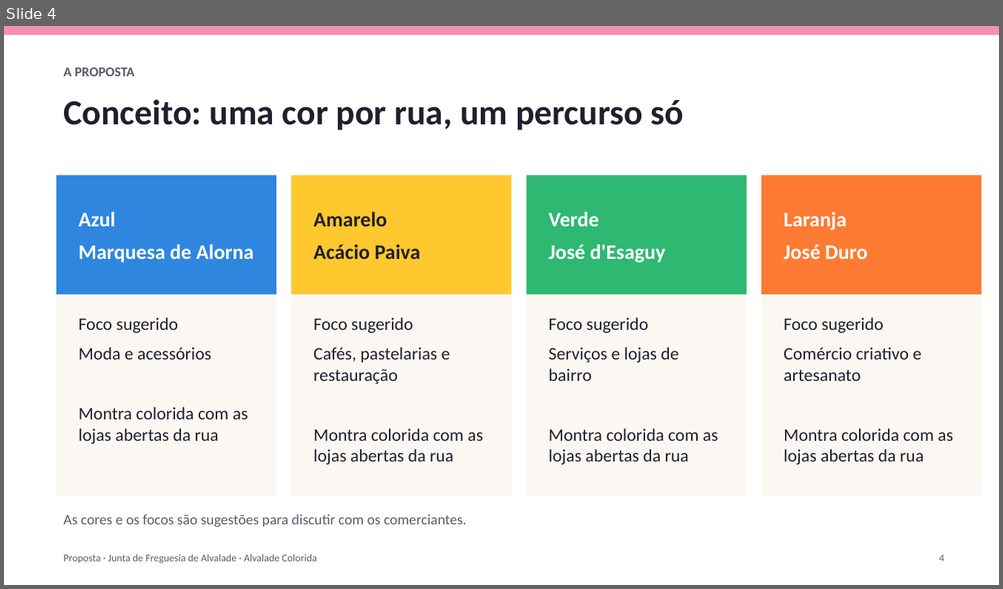
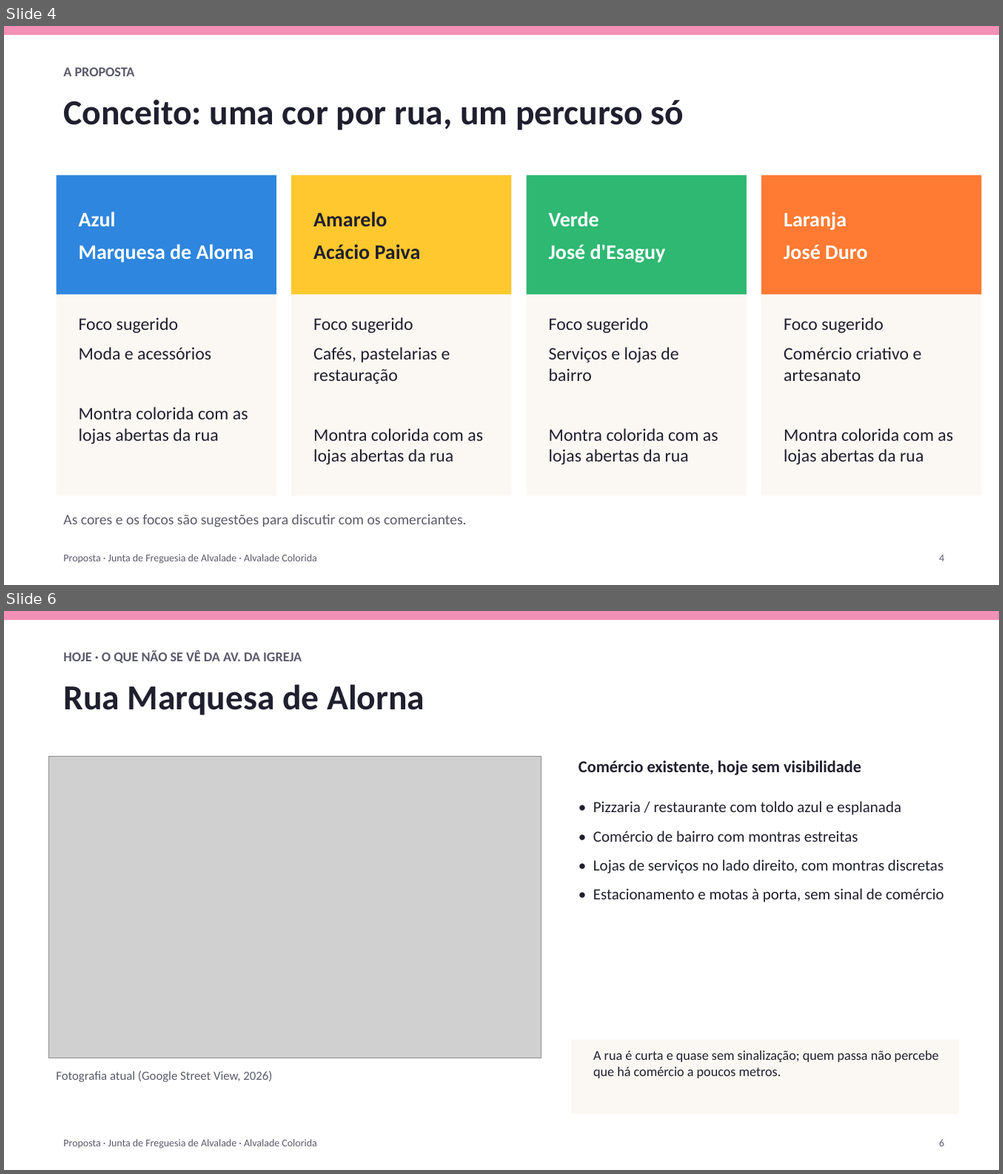
Before and after one commit to zavricardo-debug/travelsites, a slide deck: propostas/alvalade/Proposta_Alvalade_Colorida.pptx. Shown one above the other, each under a label of ours: slide 4 before the commit, slides 4 and 6 after it; the slides between them are not shown. The pictures are 1003x589 and 1003x1174 pixels, drawn with LibreOffice and Linux fonts; fonts in the diff are those of the drawing; grey boxes stand for pictures. Boxes give left, top, right and bottom in pixels: in the first picture for what was removed or moved away, otherwise in the second. Text is boxed around its words. In the diff, an @@ line names an element or a change of style, - is before the commit and + after.

Commit message:
Deck: before/after street slides with current shops, argument slide on colour and authenticity

```diff
--- a/propostas/alvalade/Proposta_Alvalade_Colorida.pptx
+++ b/propostas/alvalade/Proposta_Alvalade_Colorida.pptx
@@ slide 6 added at (x1=4, y1=611, x2=999, y2=1170), background #FFFFFF @@
@@ rectangle added at (x1=4, y1=611, x2=999, y2=620), fill #F48FB6 @@
@@ text added at (x1=63, y1=650, x2=301, y2=664), 13 pt, text #5A5A6B, bold @@
+HOJE · O QUE NÃO SE VÊ DA AV. DA IGREJA
@@ text added at (x1=63, y1=684, x2=425, y2=715), 34 pt, text #1F1F2E, bold @@
+Rua Marquesa de Alorna
@@ picture added at (x1=48, y1=757, x2=541, y2=1059) @@
@@ text added at (x1=578, y1=760, x2=861, y2=775), 16 pt, text #1F1F2E, bold @@
+Comércio existente, hoje sem visibilidade
@@ text added at (x1=593, y1=801, x2=944, y2=903), 15 pt, text #1F1F2E @@
+• Pizzaria / restaurante com toldo azul e esplanada
+• Comércio de bairro com montras estreitas
+• Lojas de serviços no lado direito, com montras discretas
+• Estacionamento e motas à porta, sem sinal de comércio
@@ rectangle added at (x1=571, y1=1040, x2=959, y2=1115), fill #FBF8F3 @@
@@ text added at (x1=593, y1=1051, x2=939, y2=1079), 13 pt, text #1F1F2E @@
+A rua é curta e quase sem sinalização; quem passa não percebe que há comércio a poucos metros.
@@ text added at (x1=56, y1=1071, x2=272, y2=1082), 12 pt, text #5A5A6B @@
+Fotografia atual (Google Street View, 2026)
@@ text added at (x1=63, y1=1139, x2=316, y2=1149), 10 pt, text #5A5A6B @@
+Proposta · Junta de Freguesia de Alvalade · Alvalade Colorida
@@ text added at (x1=939, y1=1139, x2=944, y2=1147), 10 pt, text #5A5A6B @@
+6
```
Also in this commit, not shown: 9 slides changed, 4 other slides added, 5 other files.
